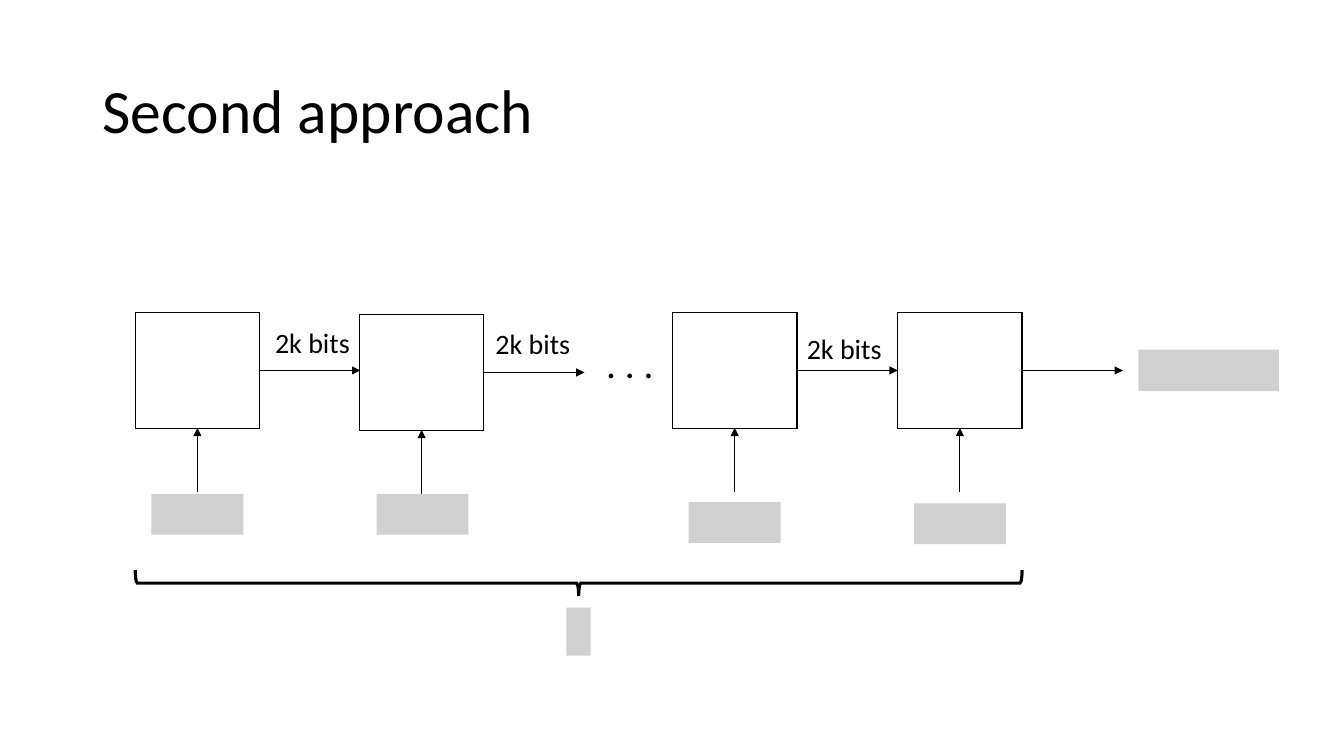
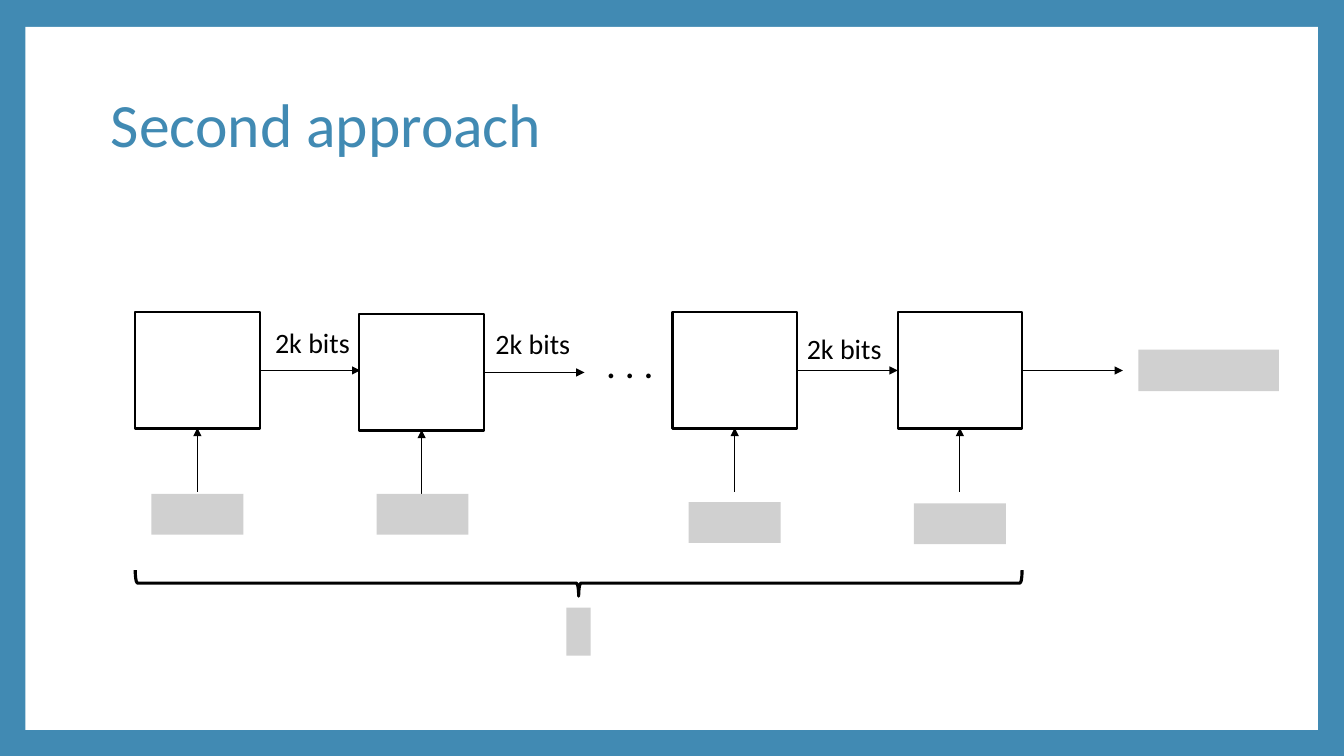
Before and after one commit to diogosoares22/Project-Quid, a slide deck: slide 3 of hackaton.pptx. Drawn at 1344x756 pixels with LibreOffice and Linux fonts; fonts in the diff are those of the drawing; grey boxes stand for pictures. Boxes give left, top, right and bottom in pixels: in the first picture for what was removed or moved away, otherwise in the second. Text is boxed around its words. In the diff, an @@ line names an element or a change of style, - is before the commit and + after.

```diff
--- a/hackaton.pptx
+++ b/hackaton.pptx
@@ background #FFFFFF to #418AB3 @@
@@ rectangle added at <box>25,27,1318,730</box>, fill #FFFFFF @@
@@ text "Second approach": place and size @@
-text "Second approach" at <box>102,90,533,143</box>
+text "Second approach" at <box>111,104,541,157</box>
@@ text "Second approach" at <box>111,104,541,157</box>: text colour #000000 to #418AB3 @@
```
Also in this commit, not shown: 5 other slides changed.
